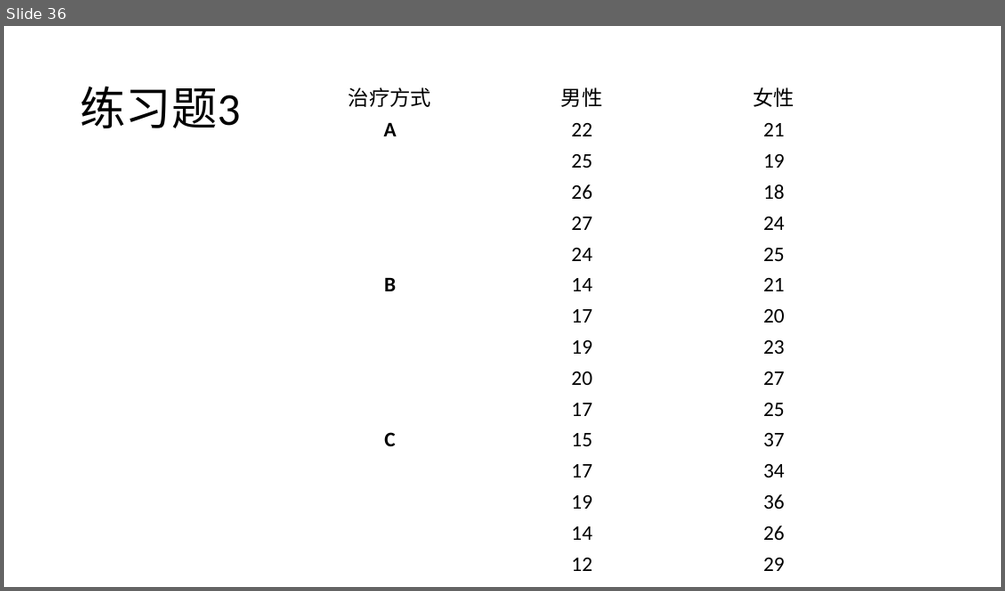
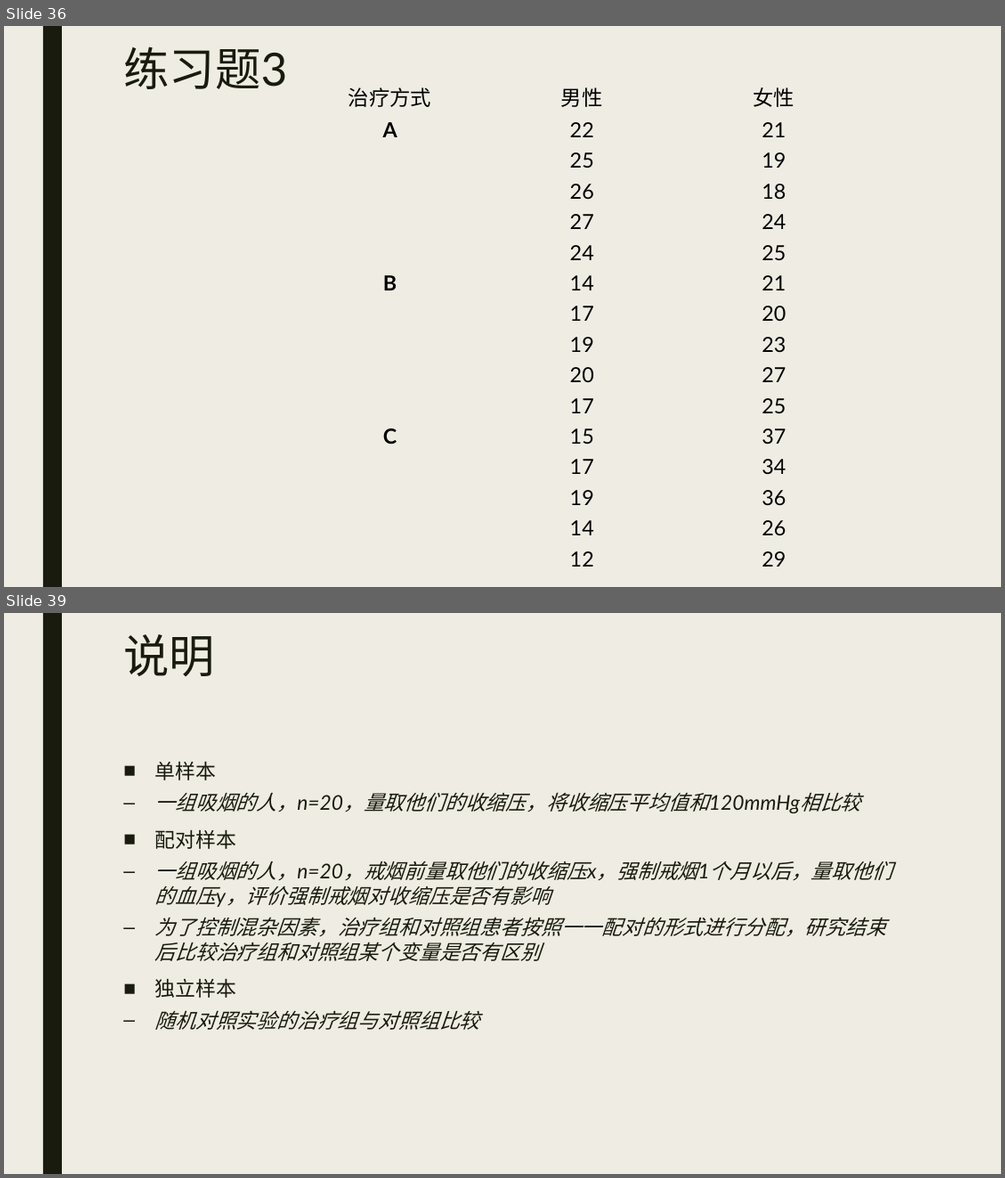
Before and after one commit to beneon/medstat, a slide deck: lect-5/anova.pptx. Shown one above the other, each under a label of ours: slide 36 before the commit, slides 36 and 39 after it; the slides between them are not shown. The pictures are 1005x591 and 1005x1178 pixels, drawn with LibreOffice and Linux fonts; fonts in the diff are those of the drawing. Boxes give left, top, right and bottom in pixels: in the first picture for what was removed or moved away, otherwise in the second. Text is boxed around its words. In the diff, an @@ line names an element or a change of style, - is before the commit and + after.

```diff
--- a/lect-5/anova.pptx
+++ b/lect-5/anova.pptx
@@ slide 39 added at [4, 613, 1001, 1174], background #EFEDE3; not listed: 1 template element that a slide beside it also shows @@
@@ title added at [123, 634, 215, 676], 44 pt, text #191B0E @@
+说明
@@ text added at [155, 762, 892, 1030], 19.6 pt, text #191B0E, italic @@
+■ 单样本
+  – 一组吸烟的人，n=20，量取他们的收缩压，将收缩压平均值和120mmHg相比较
+■ 配对样本
+  – 一组吸烟的人，n=20，戒烟前量取他们的收缩压x，强制戒烟1个月以后，量取他们的血压y，评价强制戒烟对收缩压是否有影响
+  – 为了控制混杂因素，治疗组和对照组患者按照一一配对的形式进行分配，研究结束后比较治疗组和对照组某个变量是否有区别
+■ 独立样本
+  – 随机对照实验的治疗组与对照组比较
@@ slide 36 changed as well @@
@@ background #FFFFFF to #EFEDE3 @@
@@ rectangle added at [43, 26, 62, 587], fill #191B0E @@
@@ title "练习题3": place and size @@
-title "练习题3" at [80, 86, 240, 128]
+title "练习题3" at [123, 46, 287, 89]
@@ title "练习题3" at [123, 46, 287, 89]: font Calibri to Lato, text colour #000000 to #191B0E; line spacing 0.9 to 0.89; vertical alignment middle to top @@
@@ table at [294, 79, 871, 570] @@
@@ font Calibri to Lato @@
```
Also in this commit, not shown: 34 other slides changed, 4 other slides added, 1 slide removed, 3 other files.
